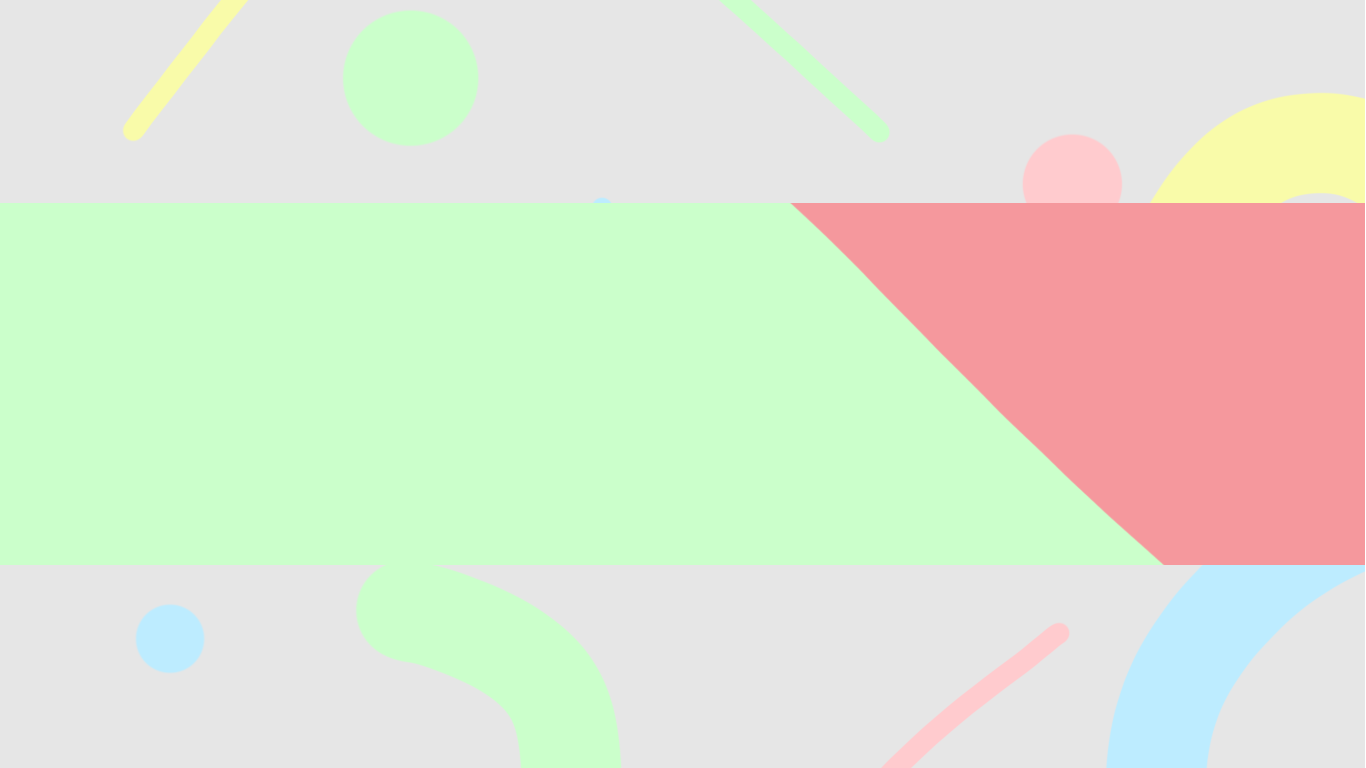
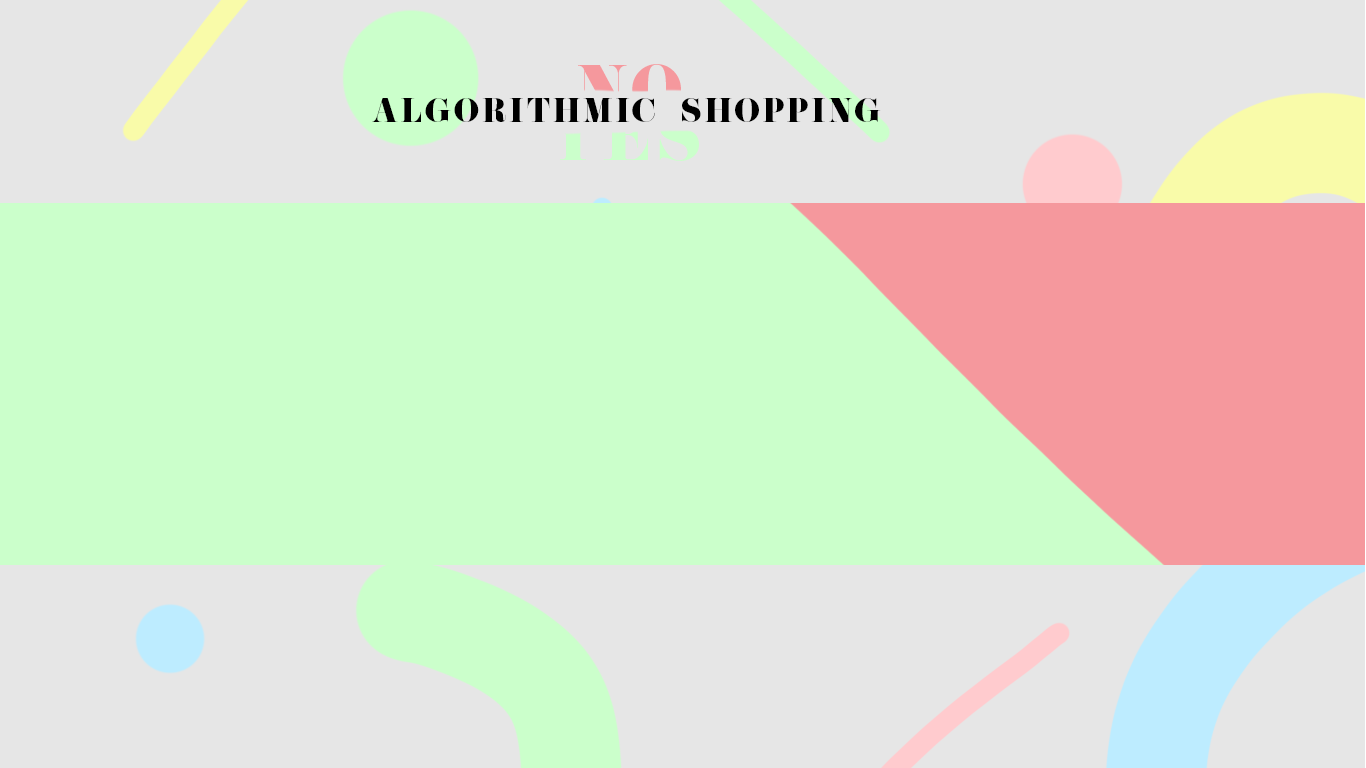
Two versions of the same layered image (1366 × 768). Layer-by-layer changes:
added layer "YES" in group "Artboard 1" over [560, 130, 699, 161]
added layer "NO" in group "Artboard 1" over [578, 64, 681, 92]
added layer "ALGORITHMIC SHOPPING" in group "Artboard 1" over [372, 98, 881, 122]
